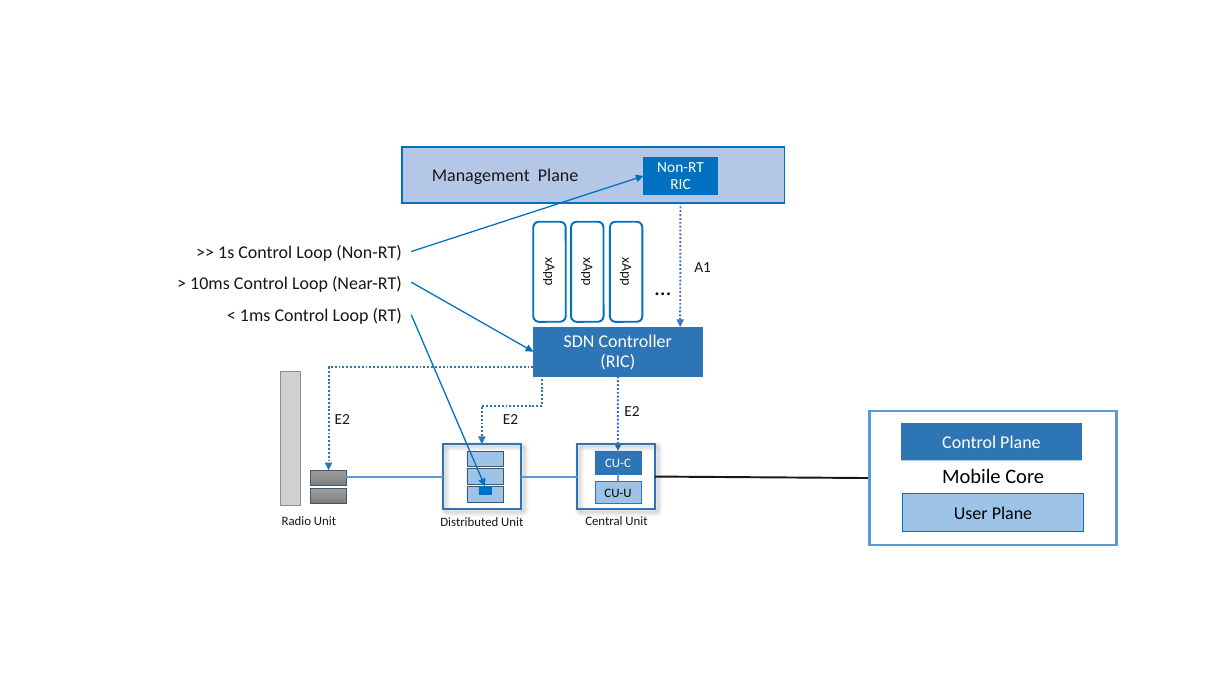
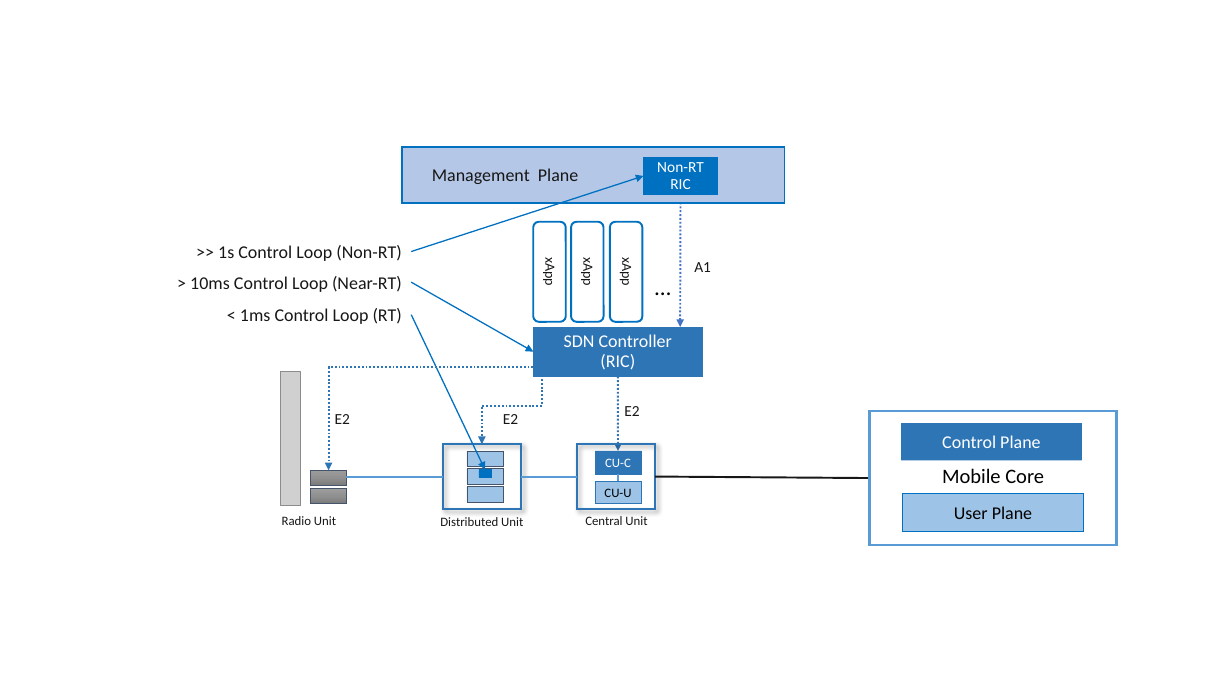
Before and after one commit to SystemsApproach/private5g, a slide deck: slide 9 of figures/sdn/figures.pptx. Drawn at 1232x693 pixels with LibreOffice and Linux fonts; fonts in the diff are those of the drawing; grey boxes stand for pictures. Boxes give left, top, right and bottom in pixels: in the first picture for what was removed or moved away, otherwise in the second. Text is boxed around its words. In the diff, an @@ line names an element or a change of style, - is before the commit and + after.

```diff
--- a/figures/sdn/figures.pptx
+++ b/figures/sdn/figures.pptx
@@ arrow moved from (411, 315) - (485, 486) to (411, 315) - (485, 470) @@
@@ rectangle: place and size @@
-rectangle at (479, 486, 491, 494)
+rectangle at (479, 470, 491, 477)
```
Also in this commit, not shown: 1 slide added, 6 other files.
